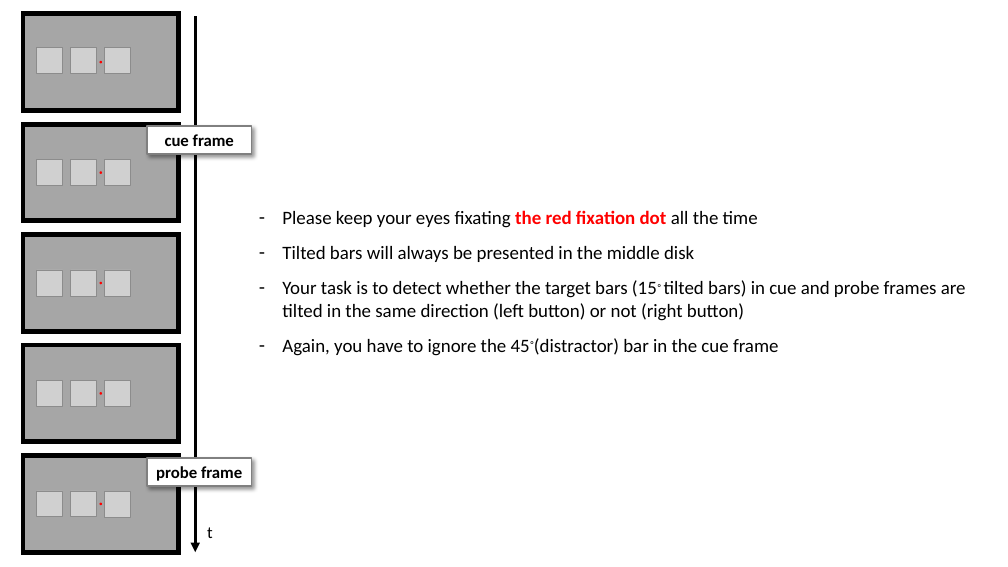
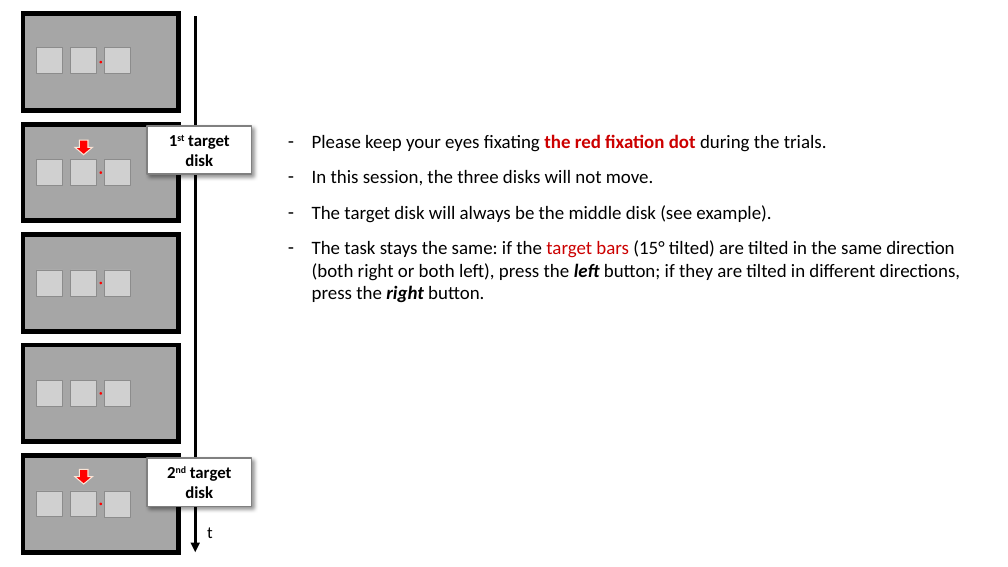
Before and after one commit to Ohyeon5/TPD_priority_map, a slide deck: slide 2 of Instructions/Instruction for observers_3disk_flicker.pptx. Drawn at 1008x567 pixels with LibreOffice and Linux fonts; fonts in the diff are those of the drawing; grey boxes stand for pictures. Boxes give left, top, right and bottom in pixels: in the first picture for what was removed or moved away, otherwise in the second. Text is boxed around its words. In the diff, an @@ line names an element or a change of style, - is before the commit and + after.

```diff
--- a/Instructions/Instruction for observers_3disk_flicker.pptx
+++ b/Instructions/Instruction for observers_3disk_flicker.pptx
@@ down arrow added at <box>75,140,92,154</box>, fill #FF0000, outline #FBE5D6 1 pt @@
@@ rectangle "1st target disk": place and size @@
-rectangle "1st target disk" at <box>147,126,252,154</box>
+rectangle "1st target disk" at <box>147,126,252,175</box>
@@ text in rectangle at <box>185,135,230,166</box>: text changed @@
-cue frame
+1st target disk
@@ text at <box>312,134,960,303</box>: text changed @@
-– Please keep your eyes fixating the red fixation dot all the time
-– Tilted bars will always be presented in the middle disk
-– Your task is to detect whether the target bars (15◦ tilted bars) in cue and probe frames are tilted in the same direction (left button) or not (right button)
-– Again, you have to ignore the 45◦(distractor) bar in the cue frame
+– Please keep your eyes fixating the red fixation dot during the trials.
+– In this session, the three disks will not move.
+– The target disk will always be the middle disk (see example).
+– The task stays the same: if the target bars (15° tilted) are tilted in the same direction (both right or both left), press the left button; if they are tilted in different directions, press the right button.
@@ down arrow added at <box>75,470,92,484</box>, fill #FF0000, outline #FBE5D6 1 pt @@
@@ rectangle "2nd target disk": place and size @@
-rectangle "2nd target disk" at <box>147,458,252,486</box>
+rectangle "2nd target disk" at <box>147,458,252,507</box>
@@ text in rectangle at <box>185,467,232,498</box>: text changed @@
-probe frame
+2nd target disk
```
Also in this commit, not shown: 4 other files.
